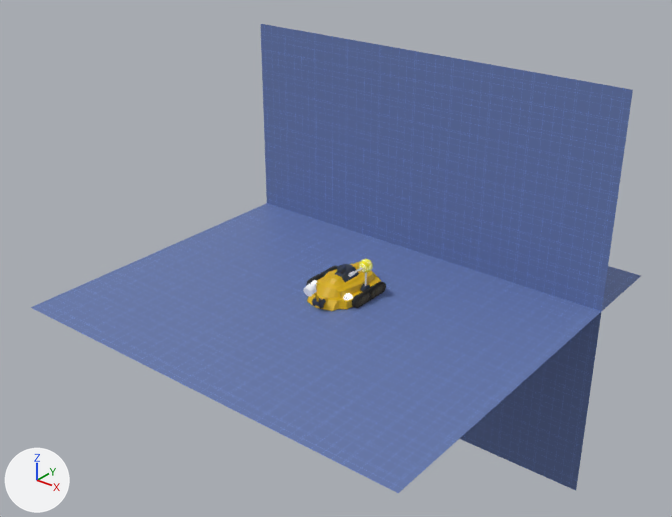
Two versions of the glTF model web/src/data/models/bot-1.gltf, one commit apart.
One viewpoint serves both versions: a 50 mm lens placed at (11.87, -15.21, 10.19), pointed at (-0.39, 0.11, 0.69). Lighting does not change. The marker at lower left points along +X, +Y and +Z. Where no turn or scale is listed for an object, it has been applied to the vertices.

The first picture shows 'BotBody1', 'Floor', 'Floor.001'.
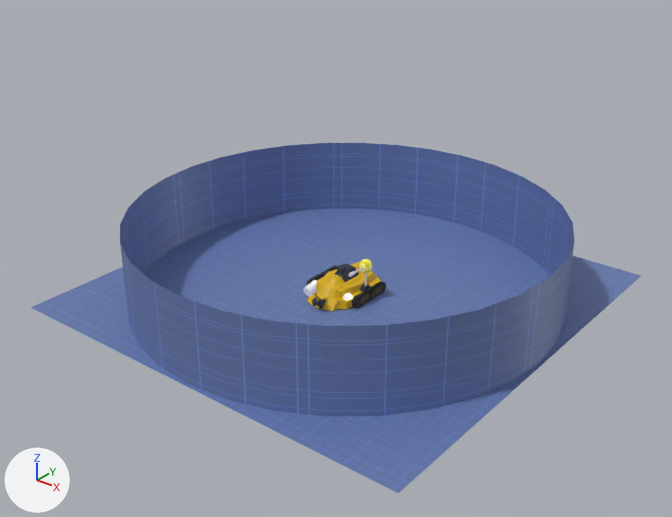
Where the change shows, as pixel boxes [x1, y1, x2, y2] in the pictures (672 x 517 px):
```json
{"object": "Floor.001", "change": "deleted", "before": [261, 24, 633, 490], "on screen": "blue"}
{"object": "Cylinder", "change": "added", "after": [120, 143, 574, 417], "on screen": "blue"}
```

The change, as JSON lines over the scene's bpy script:
```json
{"op": "add", "block": "me_cylinder_004", "code": ["me_cylinder_004 = bpy.data.meshes.new('Cylinder.004')", "me_cylinder_004.from_pydata(...)  # 64 vertices, 64 faces; spans x -5.0..5.0, y -5.0..5.0, z -1.0..1.0", "me_cylinder_004.materials.append(mat_floor)  # picture img_floor_1"]}
{"op": "remove", "block": "ob_floor_001", "code": ["ob_floor_001 = bpy.data.objects.new('Floor.001', me_plane_002)", "ob_floor_001.location = (0.0, 2.81, 0.0)"]}
{"op": "add", "block": "ob_cylinder", "code": ["ob_cylinder = bpy.data.objects.new('Cylinder', me_cylinder_004)", "ob_cylinder.location = (0.0, 0.0, 0.94)"]}
```
